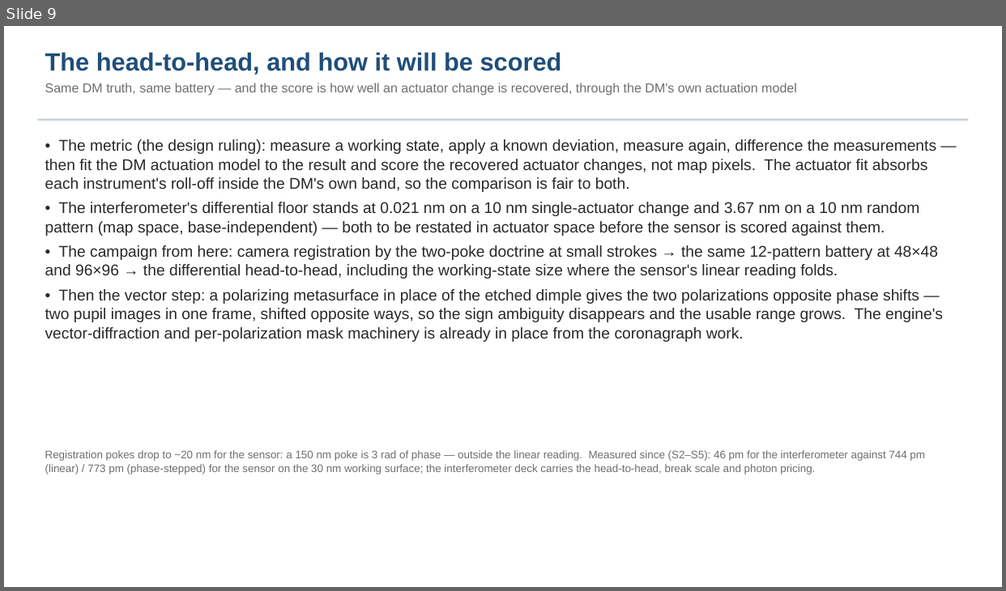
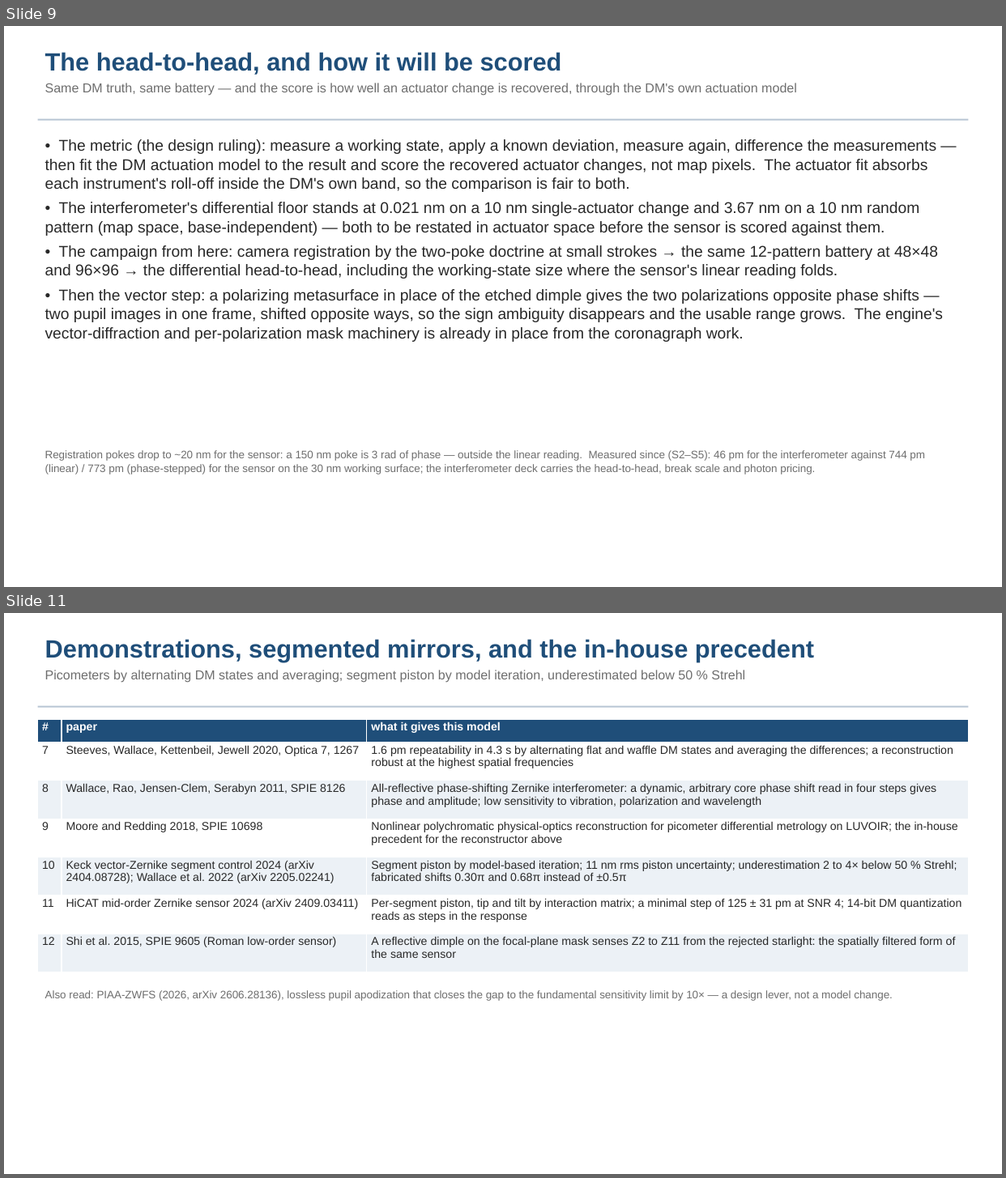
Before and after one commit to nasa-jpl/macos, a slide deck: demo_session/deck_zwfs.pptx. Shown one above the other, each under a label of ours: slide 9 before the commit, slides 9 and 11 after it; the slides between them are not shown. The pictures are 1006x591 and 1006x1178 pixels, drawn with LibreOffice and Linux fonts; fonts in the diff are those of the drawing. Boxes give left, top, right and bottom in pixels: in the first picture for what was removed or moved away, otherwise in the second. Text is boxed around its words. In the diff, an @@ line names an element or a change of style, - is before the commit and + after.

```diff
--- a/demo_session/deck_zwfs.pptx
+++ b/demo_session/deck_zwfs.pptx
@@ slide 11 added at <box>4,613,1002,1174</box>, background #FFFFFF @@
@@ text added at <box>45,639,814,683</box>, 12.5 pt, text #6E6E6E @@
+Demonstrations, segmented mirrors, and the in-house precedent
+Picometers by alternating DM states and averaging; segment piston by model iteration, underestimated below 50 % Strehl
@@ rectangle added at <box>38,706,968,707</box>, fill #B8C6D4 @@
@@ table added at <box>38,719,968,973</box>, 7 rows, 3 columns @@
+# | paper | what it gives this model
+7 | Steeves, Wallace, Kettenbeil, Jewell 2020, Optica 7, 1267 | 1.6 pm repeatability in 4.3 s by alternating flat and waffle DM states and averaging the differences; a reconstruction robust at the highest spatial frequencies
+8 | Wallace, Rao, Jensen-Clem, Serabyn 2011, SPIE 8126 | All-reflective phase-shifting Zernike interferometer: a dynamic, arbitrary core phase shift read in four steps gives phase and amplitude; low sensitivity to vibration, polarization and wavelength
+9 | Moore and Redding 2018, SPIE 10698 | Nonlinear polychromatic physical-optics reconstruction for picometer differential metrology on LUVOIR; the in-house precedent for the reconstructor above
+10 | Keck vector-Zernike segment control 2024 (arXiv 2404.08728); Wallace et al. 2022 (arXiv 2205.02241) | Segment piston by model-based iteration; 11 nm rms piston uncertainty; underestimation 2 to 4× below 50 % Strehl; fabricated shifts 0.30π and 0.68π instead of ±0.5π
+11 | HiCAT mid-order Zernike sensor 2024 (arXiv 2409.03411) | Per-segment piston, tip and tilt by interaction matrix; a minimal step of 125 ± 31 pm at SNR 4; 14-bit DM quantization reads as steps in the response
+12 | Shi et al. 2015, SPIE 9605 (Roman low-order sensor) | A reflective dimple on the focal-plane mask senses Z2 to Z11 from the rejected starlight: the spatially filtered form of the same sensor
@@ text added at <box>45,990,893,1001</box>, 10.5 pt, text #6E6E6E @@
+Also read: PIAA-ZWFS (2026, arXiv 2606.28136), lossless pupil apodization that closes the gap to the fundamental sensitivity limit by 10× — a design lever, not a model change.
```
Also in this commit, not shown: 2 slides changed, 3 other slides added, 1 other file.
